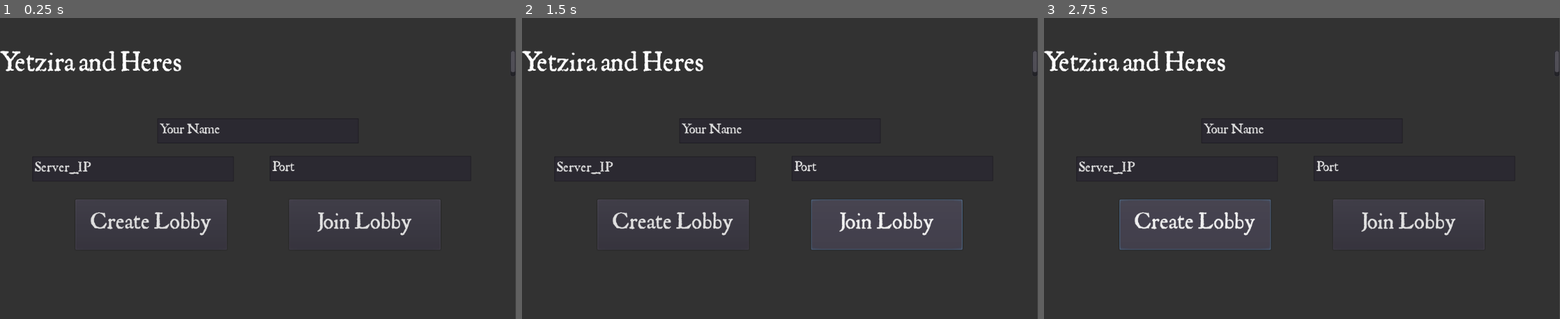
Above: before the commit, frames 1-3 (left to right).
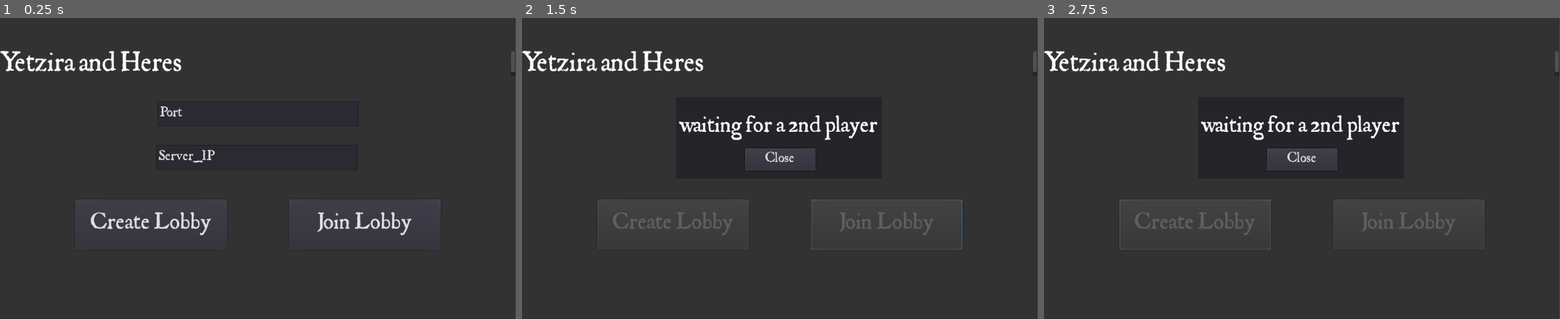
Above: after the commit, the same moments.

Repository: TheSkyOne/Yetzira-and-Heres
Game: Godot game, scene res://Main_Menu.tscn
The game is run twice, just before and just after one commit, with the same random seed, the same clock (stepped at 60 frames per second) and the same inputs.
Inputs (mouse positions are in pixels of both pictures, inside the frame that each line leads up to):
- Up to frame 1 (0.25 s): no input
- Up to frame 2 (1.5 s): click "Create Lobby" at 0.5 s; click (888, 225) at 1.25 s, where only the run before the commit has a clickable "Join Lobby"
- Up to frame 3 (2.75 s): click (1193, 225) at 2 s, where only the run before the commit has a clickable "Create Lobby"

The runs differ from the first frame. In frame 1, 0.6% of the frame differs, in the area x 6-58%, y 29-52%; in frame 2, 2.2%; in frame 3, 2.2%, in the area x 6-80%, y 32-73%.

Commit message:
can only join if there is a server

Diff:
--- a/Game.tscn
+++ b/Game.tscn
@@ -11,7 +11,7 @@
 font_data = ExtResource( 2 )
 _sections_unfolded = [ "Font", "Settings" ]
 
-[node name="Game" type="Node" index="0"]
+[node name="Game" type="Node"]
 
 script = ExtResource( 1 )
 
--- a/Main_Menu.gd
+++ b/Main_Menu.gd
@@ -1,6 +1,5 @@
 extends Node
 
-var player_name = ""
 
 func _process(delta):
 	if Network.amount_connected == Network.MAX_PLAYERS:
@@ -8,29 +7,34 @@
 		$Waiting.hide()
 		load_game()
 
-func _on_Enter_Name_text_changed(new_text):
-	player_name = new_text
+func _on_Server_IP_text_changed(new_text):
+	Network.SERVER_IP = new_text
+
+func _on_Port_text_changed(new_text):
+	new_text = int(new_text)
+	Network.SERVER_PORT = new_text
 
 func on_Create_Lobby_pressed():
-	if player_name == "":
-		return
-
 	Network.create_server()
 	$Waiting.show()
 	$menu_screen/Create_Lobby.set_disabled(true)
 	$menu_screen/Join_Lobby.set_disabled(true)
 
 func on_Join_Lobby_pressed():
-	if player_name == "":
-		return
+	if Network.there_is_server:
+		Network.connect_to_server()
+		$Waiting.show()
+		$menu_screen/Create_Lobby.set_disabled(true)
+		$menu_screen/Join_Lobby.set_disabled(true)
+	else:
+		$no_server_err/Error.set_text("A SERVER HASNT BEEN INITIALIZED")
+		$no_server_err.show()
 
-	Network.connect_to_server()
-	$Waiting.show()
-	$menu_screen/Create_Lobby.set_disabled(true)
-	$menu_screen/Join_Lobby.set_disabled(true)
+func _on_Waiting_Close_pressed():
+	$Waiting.hide()
 
-func _on_Close_pressed():
-	$Waiting.hide()
+func _on_Error_Close_pressed():
+	$no_server_err.hide()
 
 func load_game():
 	get_tree().change_scene("res://Game.tscn")
--- a/Main_Menu.tscn
+++ b/Main_Menu.tscn
@@ -56,6 +56,22 @@
 size = 30
 use_mipmaps = true
 use_filter = true
+font_data = ExtResource( 2 )
+_sections_unfolded = [ "Font", "Settings" ]
+
+[sub_resource type="DynamicFont" id=9]
+
+size = 40
+use_mipmaps = false
+use_filter = false
+font_data = ExtResource( 2 )
+_sections_unfolded = [ "Font", "Settings" ]
+
+[sub_resource type="DynamicFont" id=10]
+
+size = 50
+use_mipmaps = true
+use_filter = false
 font_data = ExtResource( 2 )
 _sections_unfolded = [ "Font", "Settings" ]
 
@@ -125,16 +141,16 @@
 override_selected_font_color = false
 _sections_unfolded = [ "Margin", "Rect", "Theme" ]
 
-[node name="Enter Name" type="LineEdit" parent="menu_screen" index="1"]
-
-anchor_left = 0.0
-anchor_top = 0.0
-anchor_right = 0.0
-anchor_bottom = 0.0
-margin_left = 312.0
-margin_top = 200.0
-margin_right = 712.0
-margin_bottom = 250.0
+[node name="Server_IP" type="LineEdit" parent="menu_screen" index="1"]
+
+anchor_left = 0.0
+anchor_top = 0.0
+anchor_right = 0.0
+anchor_bottom = 0.0
+margin_left = 310.0
+margin_top = 253.0
+margin_right = 710.0
+margin_bottom = 303.0
 rect_pivot_offset = Vector2( 0, 0 )
 rect_clip_content = false
 focus_mode = 2
@@ -143,7 +159,7 @@
 size_flags_horizontal = 1
 size_flags_vertical = 1
 theme = SubResource( 4 )
-text = "Your Name"
+text = "Server_IP"
 focus_mode = 2
 context_menu_enabled = true
 placeholder_alpha = 0.6
@@ -152,16 +168,16 @@
 caret_position = 0
 _sections_unfolded = [ "Margin", "Theme" ]
 
-[node name="Server_IP" type="LineEdit" parent="menu_screen" index="2"]
-
-anchor_left = 0.0
-anchor_top = 0.0
-anchor_right = 0.0
-anchor_bottom = 0.0
-margin_left = 64.0
-margin_top = 276.0
-margin_right = 464.0
-margin_bottom = 326.0
+[node name="Port" type="LineEdit" parent="menu_screen" index="2"]
+
+anchor_left = 0.0
+anchor_top = 0.0
+anchor_right = 0.0
+anchor_bottom = 0.0
+margin_left = 312.0
+margin_top = 166.0
+margin_right = 712.0
+margin_bottom = 216.0
 rect_pivot_offset = Vector2( 0, 0 )
 rect_clip_content = false
 focus_mode = 2
@@ -170,7 +186,7 @@
 size_flags_horizontal = 1
 size_flags_vertical = 1
 theme = SubResource( 4 )
-text = "Server_IP"
+text = "Port"
 focus_mode = 2
 context_menu_enabled = true
 placeholder_alpha = 0.6
@@ -179,34 +195,7 @@
 caret_position = 0
 _sections_unfolded = [ "Margin", "Theme" ]
 
-[node name="Port" type="LineEdit" parent="menu_screen" index="3"]
-
-anchor_left = 0.0
-anchor_top = 0.0
-anchor_right = 0.0
-anchor_bottom = 0.0
-margin_left = 535.0
-margin_top = 275.0
-margin_right = 935.0
-margin_bottom = 325.0
-rect_pivot_offset = Vector2( 0, 0 )
-rect_clip_content = false
-focus_mode = 2
-mouse_filter = 0
-mouse_default_cursor_shape = 1
-size_flags_horizontal = 1
-size_flags_vertical = 1
-theme = SubResource( 4 )
-text = "Port"
-focus_mode = 2
-context_menu_enabled = true
-placeholder_alpha = 0.6
-caret_blink = false
-caret_blink_speed = 0.65
-caret_position = 0
-_sections_unfolded = [ "Margin", "Theme" ]
-
-[node name="Create_Lobby" type="Button" parent="menu_screen" index="4"]
+[node name="Create_Lobby" type="Button" parent="menu_screen" index="3"]
 
 anchor_left = 0.0
 anchor_top = 0.0
@@ -233,7 +222,7 @@
 align = 1
 _sections_unfolded = [ "Margin", "Rect", "Theme", "custom_fonts" ]
 
-[node name="Join_Lobby" type="Button" parent="menu_screen" index="5"]
+[node name="Join_Lobby" type="Button" parent="menu_screen" index="4"]
 
 anchor_left = 0.0
 anchor_top = 0.0
@@ -329,10 +318,82 @@
 align = 1
 _sections_unfolded = [ "custom_fonts" ]
 
-[connection signal="text_changed" from="menu_screen/Enter Name" to="." method="_on_Enter_Name_text_changed"]
+[node name="no_server_err" type="Panel" parent="." index="3"]
+
+editor/display_folded = true
+visible = false
+anchor_left = 0.0
+anchor_top = 0.0
+anchor_right = 0.0
+anchor_bottom = 0.0
+margin_left = 142.0
+margin_top = 139.0
+margin_right = 879.0
+margin_bottom = 463.0
+rect_pivot_offset = Vector2( 0, 0 )
+rect_clip_content = false
+mouse_filter = 0
+mouse_default_cursor_shape = 0
+size_flags_horizontal = 1
+size_flags_vertical = 1
+
+[node name="Error" type="Label" parent="no_server_err" index="0"]
+
+anchor_left = 0.0
+anchor_top = 0.0
+anchor_right = 0.0
+anchor_bottom = 0.0
+margin_left = 38.0
+margin_top = 40.0
+margin_right = 778.0
+margin_bottom = 111.0
+rect_pivot_offset = Vector2( 0, 0 )
+rect_clip_content = false
+mouse_filter = 2
+mouse_default_cursor_shape = 0
+size_flags_horizontal = 1
+size_flags_vertical = 4
+custom_fonts/font = SubResource( 9 )
+percent_visible = 1.0
+lines_skipped = 0
+max_lines_visible = -1
+_sections_unfolded = [ "custom_fonts" ]
+
+[node name="Close" type="Button" parent="no_server_err" index="1"]
+
+anchor_left = 0.0
+anchor_top = 0.0
+anchor_right = 0.0
+anchor_bottom = 0.0
+margin_left = 245.0
+margin_top = 220.0
+margin_right = 493.0
+margin_bottom = 295.0
+rect_pivot_offset = Vector2( 0, 0 )
+rect_clip_content = false
+focus_mode = 2
+mouse_filter = 0
+mouse_default_cursor_shape = 0
+size_flags_horizontal = 1
+size_flags_vertical = 1
+custom_fonts/font = SubResource( 10 )
+toggle_mode = false
+enabled_focus_mode = 2
+shortcut = null
+group = null
+text = "Close"
+flat = false
+align = 1
+_sections_unfolded = [ "custom_fonts" ]
+
+[connection signal="text_changed" from="menu_screen/Server_IP" to="." method="_on_Server_IP_text_changed"]
+
+[connection signal="text_changed" from="menu_screen/Port" to="." method="_on_Port_text_changed"]
 
 [connection signal="pressed" from="menu_screen/Create_Lobby" to="." method="on_Create_Lobby_pressed"]
 
 [connection signal="pressed" from="menu_screen/Join_Lobby" to="." method="on_Join_Lobby_pressed"]
 
-[connection signal="pressed" from="Waiting/Close" to="." method="_on_Close_pressed"]
+[connection signal="pressed" from="Waiting/Close" to="." method="_on_Waiting_Close_pressed"]
+
+[connection signal="pressed" from="no_server_err/Close" to="." method="_on_Error_Close_pressed"]
--- a/Network.gd
+++ b/Network.gd
@@ -1,11 +1,12 @@
 extends Node
 
-const SERVER_PORT = 3297
-const SERVER_IP = "127.0.0.1"
 const MAX_PLAYERS = 2
-var player_info = {id = "", name = "", role = ""}
-var host_info = {id = "", name = "", role = ""}
+var SERVER_PORT = 0
+var SERVER_IP = ""
+var player_info = {id = "", role = ""}
+var host_info = {id = "", role = ""}
 var amount_connected = 0
+var there_is_server = false
 onready var is_host = false
 onready var x = randi()%1
 
@@ -23,6 +24,7 @@
 	amount_connected += 1
 	host_info.id = host.get_unique_id()
 	is_host = true
+	there_is_server = true
 
 	if x == 0:
 		host_info.role = "Yetzira"
@@ -30,9 +32,9 @@
 		host_info.role = "Heres"
 
 func connect_to_server():
-	var peer = NetworkedMultiplayerENet.new()
-	peer.create_client(SERVER_IP, SERVER_PORT)
-	get_tree().set_network_peer(peer)
+		var peer = NetworkedMultiplayerENet.new()
+		peer.create_client(SERVER_IP, SERVER_PORT)
+		get_tree().set_network_peer(peer)
 
 func player_connected(id):
 	player_info.id = id
Not shown: 1 places in Main_Menu.tscn that only renumber resources
